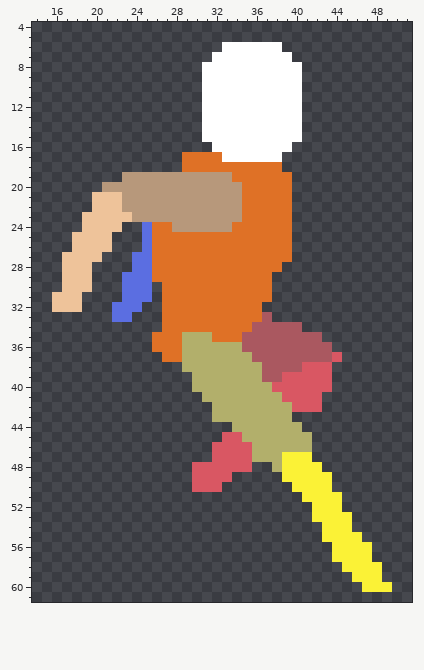
Two states of a pixel-art sprite, Assets/Art/Player/player_test-Air_Falling.png. This is how it looked before the edit.
The file is 64x64 pixels. Shown: x 14..51, y 4..61.
The result:
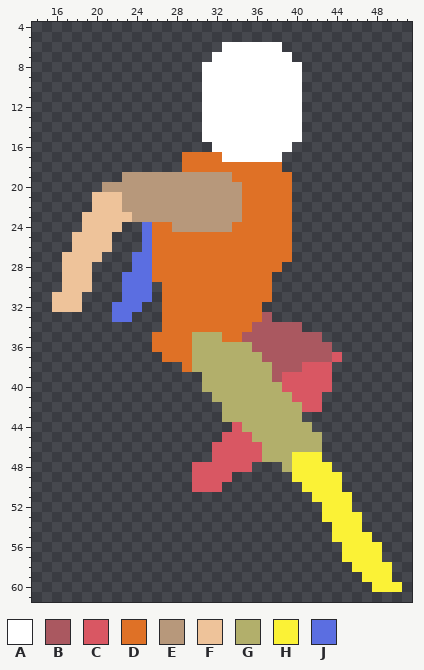
Palette (. is transparent): A #ffffff  B #aa5860  C #d95763  D #df7126  E #b7987b  F #eec39a  G #b2af6b  H #fbf236  J #5b6ee1
The exact change:
y 35: x 29 G -> D; x 32 D -> G
y 36: x 29 G -> D; x 35 B -> G
y 37: x 29 G -> D; x 36 B -> G
y 38: x 29 G -> D; x 37 B -> G
y 39: x 30 G -> .; x 37 B -> G
y 40: x 30 G -> .; x 38 C -> G
y 41: x 31 G -> .; x 39 C -> G
y 42: x 32 G -> .; x 40 C -> G
y 43: x 32 G -> .; x 40 . -> G
y 44: x 34 G -> C; x 41 . -> G
y 45: x 35 G -> C; x 42 . -> G
y 46: x 36 G -> C; x 42 . -> G
y 47: x 36 G -> C; x 39 H -> G; x 42 . -> H
y 48: x 38..39 GH -> .G; x 43 . -> H
y 49: x 39 H -> .; x 44 . -> H
y 50: x 40 H -> .; x 44 . -> H
y 51: x 41 H -> .; x 45 . -> H
y 52: x 42 H -> .; x 45 . -> H
y 53: x 42 H -> .; x 46 . -> H
y 54: x 43 H -> .; x 46 . -> H
y 55: x 43 H -> .; x 47 . -> H
y 56..57: x 44 H -> .; x 48 . -> H
y 58: x 45 H -> .; x 49 . -> H
y 59: x 46 H -> .; x 49 . -> H
y 60: x 47 H -> .; x 50 . -> H
